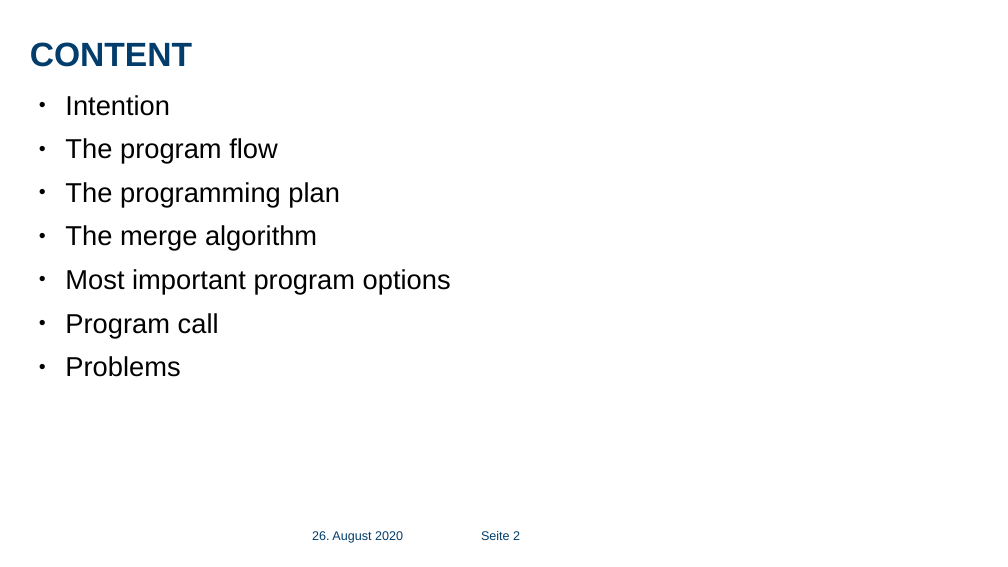
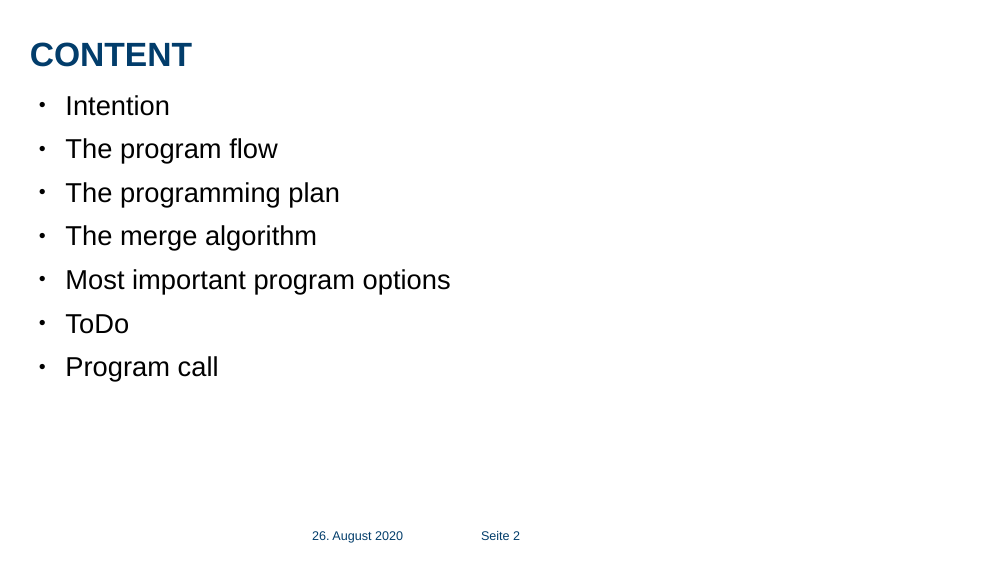
Before and after one commit to lkurth2001/JuMEG_Installer, a slide deck: slide 2 of JuMEG_Installer_Presentation.odp. Drawn at 1008x567 pixels with LibreOffice and Linux fonts; fonts in the diff are those of the drawing; background and template pictures are left out. Boxes give left, top, right and bottom in pixels: in the first picture for what was removed or moved away, otherwise in the second. Text is boxed around its words. In the diff, an @@ line names an element or a change of style, - is before the commit and + after.

```diff
--- a/JuMEG_Installer_Presentation.odp
+++ b/JuMEG_Installer_Presentation.odp
@@ text at (x1=65, y1=314, x2=129, y2=334): paragraph added @@
+● ToDo
@@ text at (x1=65, y1=356, x2=180, y2=377): paragraph removed @@
-● Problems
```
Also in this commit, not shown: 1 other slide changed, 1 other file.
